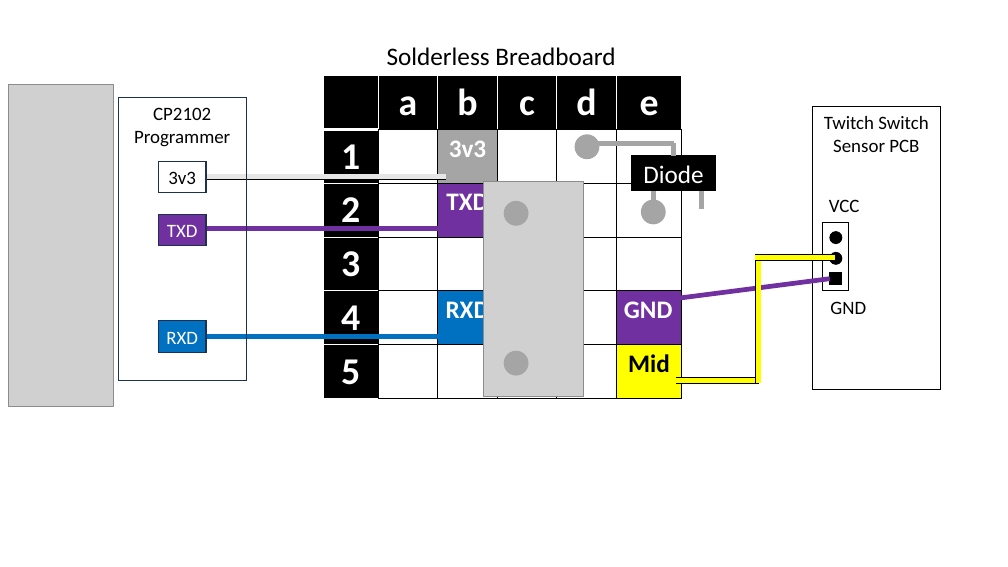
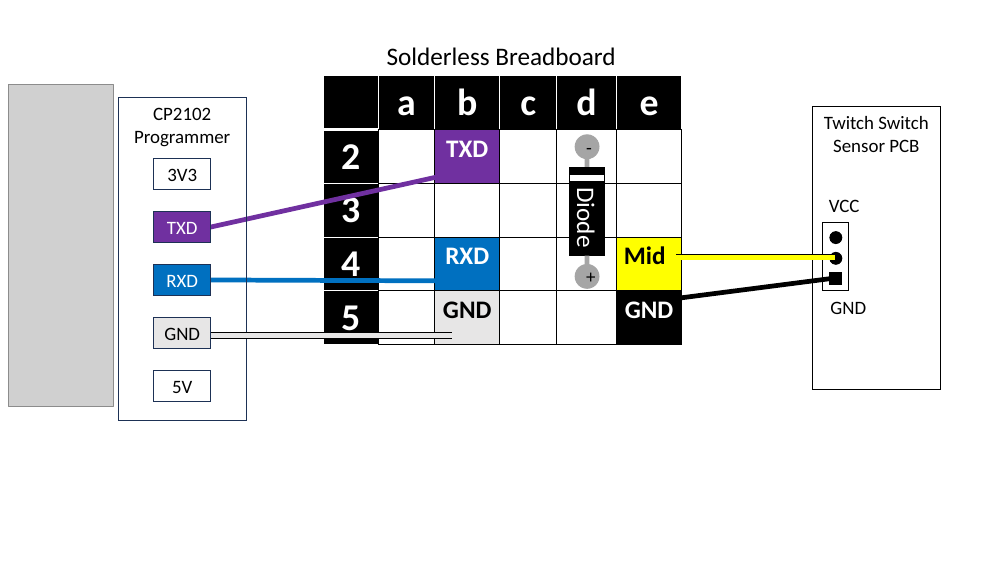
Before and after one commit to makersmakingchange/Twitch-Switch, a slide deck: slide 2 of Documentation/Working_Documents/Assets/Twitch Switch Programmer Diagram.pptx (slide 4 before the commit). Drawn at 1008x567 pixels with LibreOffice and Linux fonts; fonts in the diff are those of the drawing; grey boxes stand for pictures. Boxes give left, top, right and bottom in pixels: in the first picture for what was removed or moved away, otherwise in the second. Text is boxed around its words. In the diff, an @@ line names an element or a change of style, - is before the commit and + after.

Commit message:
Version 3.1 - Updated Sensor Programmer
Sensor programmer - wiring has been updated, resistor removed, and changed the diode. Maker Guide and BOM have been updated to reflect these changes. Typo in Maker Guide fixed.

```diff
--- a/Documentation/Working_Documents/Assets/Twitch Switch Programmer Diagram.pptx
+++ b/Documentation/Working_Documents/Assets/Twitch Switch Programmer Diagram.pptx
@@ table at <box>324,76,684,345</box> @@
-row 2: 1 |  | 3v3 |  |  | 
-row 4, column 6: GND
+row 4, column 6: Mid
-row 5, column 3: 
+row 5, column 3: GND
-row 5, column 6: Mid
+row 5, column 6: GND
@@ rectangle "CP2102 Programmer": place and size @@
-rectangle "CP2102 Programmer" at <box>118,98,246,380</box>
+rectangle "CP2102 Programmer" at <box>118,98,246,420</box>
@@ text in ellipse at <box>575,135,599,158</box>: text added @@
+-
@@ line removed from (590, 144) to (674, 144) @@
@@ rectangle "3V3": place and size @@
-rectangle "3V3" at <box>159,161,206,192</box>
+rectangle "3V3" at <box>154,159,211,190</box>
@@ rectangle "3V3" at <box>154,159,211,190</box>: fill #FFFFFF to none @@
@@ text in rectangle at <box>167,168,197,181</box>: text changed @@
-3v3
+3V3
@@ line moved from (200, 228) - (446, 228) to (210, 227) - (445, 175) @@
@@ rectangle ". Diode" at <box>570,167,604,256</box>: rotation 0 to 90 degrees @@
@@ line added from (570, 178) to (604, 178), #FFFFFF 6 pt @@
@@ line moved from (702, 182) - (702, 209) to (588, 159) - (588, 167) @@
@@ line removed from (653, 173) to (653, 200) @@
@@ picture removed at <box>484,181,583,397</box> @@
@@ ellipse removed at <box>504,201,528,225</box> @@
@@ text in rectangle at <box>570,193,601,245</box>: text changed @@
-Diode
+. Diode
@@ rectangle "TXD": place and size @@
-rectangle "TXD" at <box>159,215,206,246</box>
+rectangle "TXD" at <box>154,212,211,243</box>
@@ rectangle "RXD": place and size @@
-rectangle "RXD" at <box>159,321,206,352</box>
+rectangle "RXD" at <box>154,265,211,296</box>
@@ text in ellipse at <box>575,265,599,288</box>: text added @@
++
@@ ellipse "+": place and size @@
-ellipse "+" at <box>641,200,665,224</box>
+ellipse "+" at <box>575,265,599,288</box>
@@ line moved from (674, 144) - (674, 156) to (588, 265) - (588, 256) @@
@@ line moved from (755, 257) - (836, 257) to (676, 257) - (836, 257) @@
@@ line moved from (755, 257) - (836, 257) to (676, 257) - (836, 257) @@
@@ line removed from (758, 256) to (758, 383) @@
@@ line removed from (758, 256) to (758, 383) @@
@@ line moved from (200, 337) - (467, 337) to (210, 280) - (464, 281) @@
@@ line (676, 299) - (830, 279): stroke #7030A0 4.5 pt to #000000 4.5 pt @@
@@ rectangle added at <box>154,318,211,349</box>, fill #E7E6E6, outline #1E3256 1 pt, 18 pt, text #000000 @@
+GND
@@ line moved from (200, 177) - (446, 177) to (206, 336) - (452, 336) @@
@@ line moved from (200, 177) - (446, 177) to (206, 336) - (452, 336) @@
@@ ellipse removed at <box>504,352,528,375</box> @@
@@ rectangle added at <box>154,371,211,402</box>, outline #1E3256 1 pt, 18 pt, text #000000 @@
+5V
@@ line removed from (676, 380) to (759, 380) @@
@@ line removed from (676, 380) to (759, 380) @@
```
Also in this commit, not shown: 2 other slides changed, 1 slide added, 5 slides removed, 6 other files.
